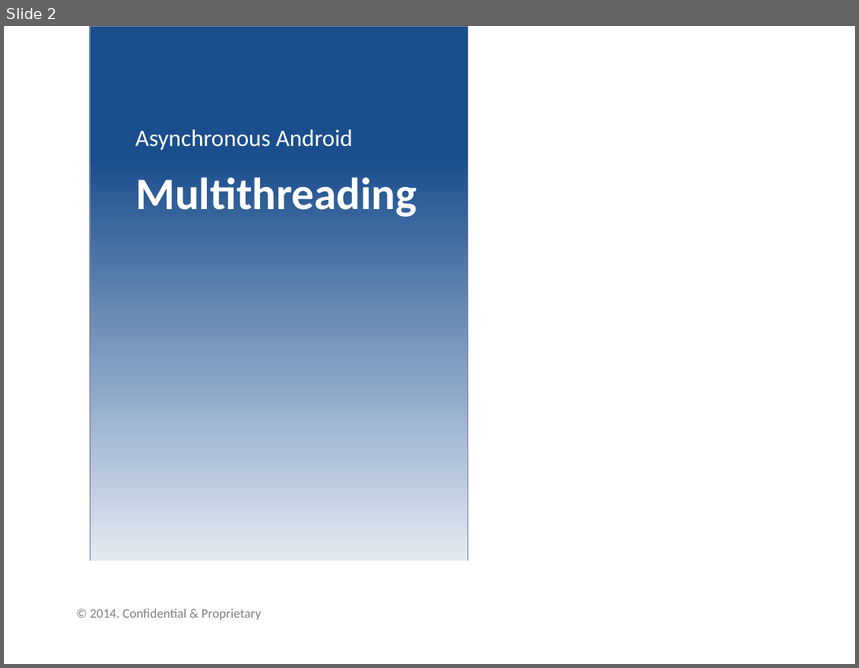
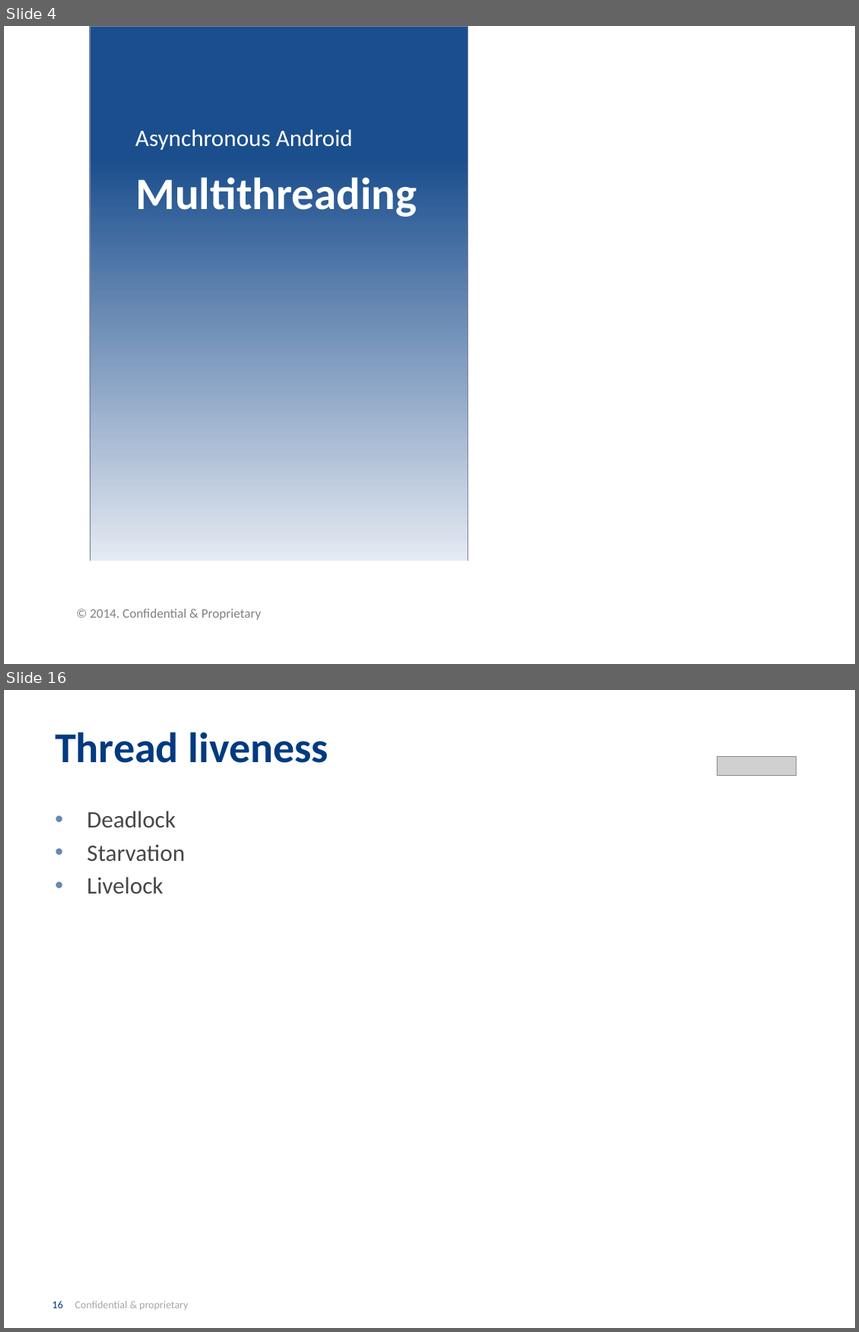
Before and after one commit to INRIX-Iurii-Okhmat/BrownBags, a slide deck: Presentation/Asynchronous Android.pptx. Shown one above the other, each under a label of ours: slide 2 before the commit, slides 4 and 16 after it; the slides between them are not shown. The pictures are 859x668 and 859x1332 pixels, drawn with LibreOffice and Linux fonts; fonts in the diff are those of the drawing; grey boxes stand for pictures; background and template pictures are left out. Boxes give left, top, right and bottom in pixels: in the first picture for what was removed or moved away, otherwise in the second. Text is boxed around its words. In the diff, an @@ line names an element or a change of style, - is before the commit and + after.

```diff
--- a/Presentation/Asynchronous Android.pptx
+++ b/Presentation/Asynchronous Android.pptx
@@ slide 16 added at (x1=4, y1=690, x2=855, y2=1328), background #FFFFFF @@
@@ title added at (x1=55, y1=732, x2=329, y2=763), 36 pt, text #013A81, bold @@
+Thread liveness
@@ picture added at (x1=718, y1=756, x2=797, y2=775) @@
@@ text added at (x1=87, y1=811, x2=185, y2=894), 20 pt, text #474747 @@
+• Deadlock
+• Starvation
+• Livelock
@@ page number added at (x1=52, y1=1301, x2=188, y2=1310), 9 pt, text #A6A6A6 @@
+16 Confidential & proprietary
@@ what was slide 2 is now slide 4 @@
```
Also in this commit, not shown: 27 other slides added.
